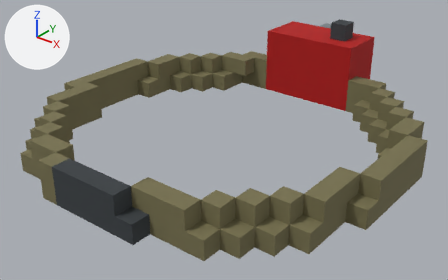
Two versions of the glTF model packages/deadvox/src/content/base/assets/models/headlamp.glb, one commit apart.
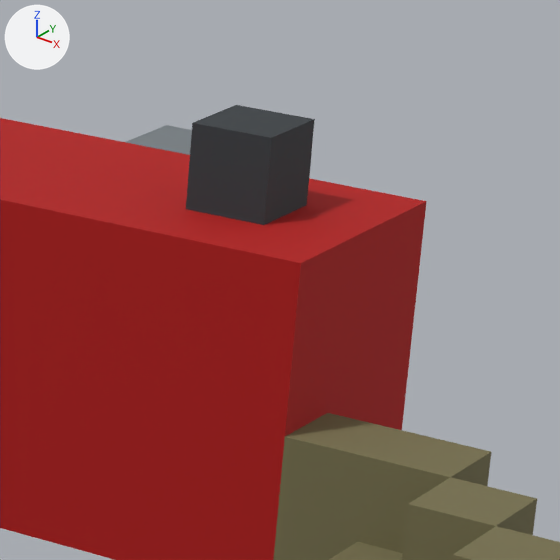
Each version appears first whole from a 50 mm lens placed at (0.192, -0.2424, 0.1511), pointed at (0.0006, -0.0032, 0.0028), and next in a close-up on the part from 66% to 89% of the width and 0% to 37% of the height. Arrows for +X, +Y and +Z are at upper left; the lights stay in place. The last two pictures show the newer version. Where no turn or scale is listed for an object, it has been applied to the vertices. Vertices at exactly the same position are counted once.

In view in the first close-up: 'equipment:headlamp'.
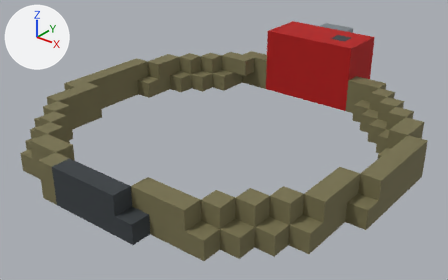
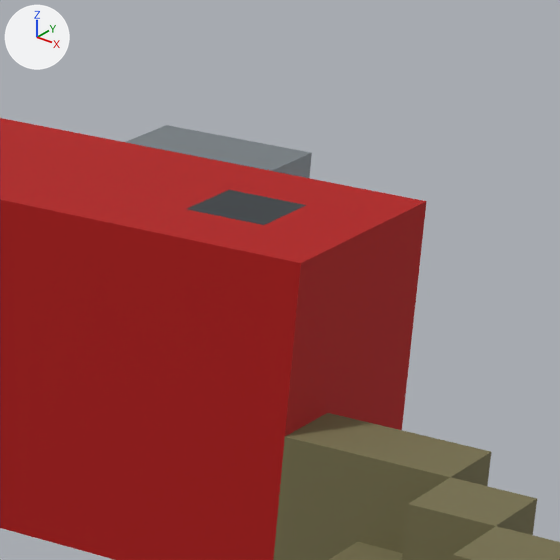
Boxes (x1, y1, x2, y2) around the edits, measured in the close-ups (560 x 560 px):
'equipment:headlamp', reshaped
    before: (0, 105, 560, 560)
    after: (0, 118, 560, 560)
part 1 of me_equipment_headlamp, cut back
    before: (186, 105, 315, 225)
    after: (187, 190, 306, 225)

Patch to the scene script:
```diff
--- a/packages/deadvox/src/content/base/assets/models/headlamp.glb.py
+++ b/packages/deadvox/src/content/base/assets/models/headlamp.glb.py
@@ me_equipment_headlamp @@
 # used by ob_equipment_headlamp; location = (0.0, 0.0, 0.0)
-me_equipment_headlamp.from_pydata(...)  # 290 vertices, 488 faces; spans x -0.1..0.1, y -0.1..0.12, z 0.0..0.05
+me_equipment_headlamp.from_pydata(...)  # 286 vertices, 480 faces; spans x -0.1..0.1, y -0.1..0.12, z 0.0..0.04
+# me_equipment_headlamp part 1
+# 4 vertices are removed from x 0.01..0.02, y 0.09..0.1, z 0.05
+# 10 faces are deleted
+# 2 new faces join them, mat_373d41 (dark grey #373d41)
 me_equipment_headlamp.materials.append(mat_77714e)
```
